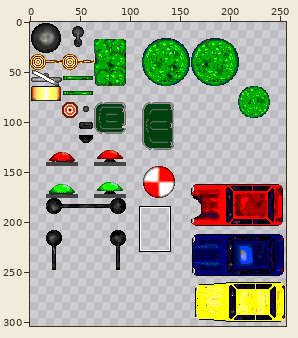
Edited in one commit: sprite sheet (Assets/Graph/images/mobilier_urbain.png). The first picture is a wide view before the edit; the outline marks the close-up.
Close-up. As it was:
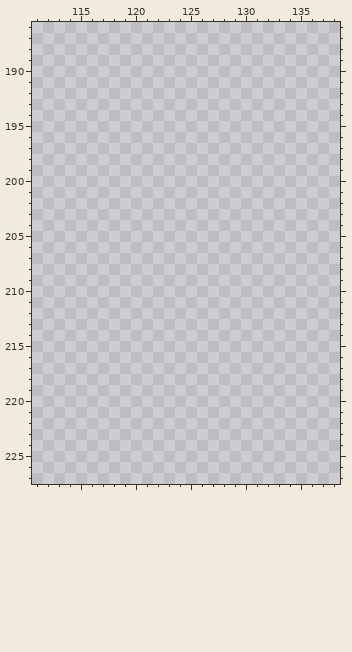
The file is 256x320 pixels. Colours within 5 levels of each other are drawn and written as one. Shown: x 111..138, y 186..227. The wide view leaves out empty margins.
And afterwards:
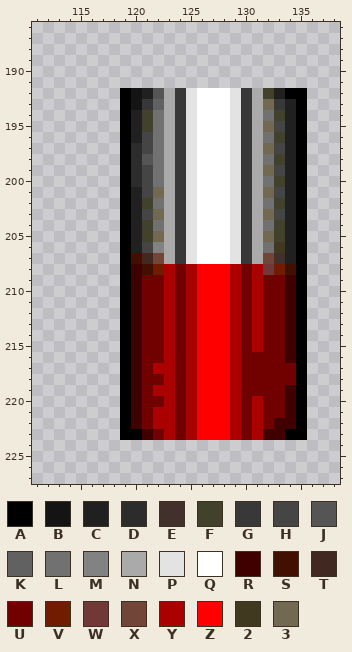
Palette (. is transparent): A #000000  B #141414  C #202020  D #2c2c2c  E #41302c  F #41412c  G #383838  H #454545  J #555555  K #616161  L #717171  M #828282  N #aaaaaa  P #e3e3e3  Q #ffffff  R #410000  S #411000  T #412820  U #710000  V #711c00  W #713838  X #714538  Y #aa0000  Z #ff0000  2 #413820  3 #716951
The exact change:
@@ x 111..138 @@
 191 ............................
-192 ............................
-193 ............................
-194 ............................
-195 ............................
-196 ............................
-197 ............................
-198 ............................
-199 ............................
-200 ............................
-201 ............................
-202 ............................
-203 ............................
-204 ............................
-205 ............................
-206 ............................
-207 ............................
-208 ............................
-209 ............................
-210 ............................
-211 ............................
-212 ............................
-213 ............................
-214 ............................
-215 ............................
-216 ............................
-217 ............................
-218 ............................
-219 ............................
-220 ............................
-221 ............................
-222 ............................
-223 ............................
+192 ........ABCJNGPQQQPGNFCAA...
+193 ........ABGKNGPQQQPGN3GCA...
+194 ........ACFLNGPQQQPGNLFCA...
+195 ........ACFLNGPQQQPGN3HCA...
+196 ........ACHLNGPQQQPGNLFCA...
+197 ........ADHLNGPQQQPGN3HCA...
+198 ........ADJLNGPQQQPGNLFCA...
+199 ........ADHLNGPQQQPGN3HCA...
+200 ........ADHLNGPQQQPGNLFCA...
+201 ........ACH3NGPQQQPGN3HCA...
+202 ........ACFLNGPQQQPGNLFCA...
+203 ........ACH3NGPQQQPGN3HCA...
+204 ........ACFLNGPQQQPGNLFCA...
+205 ........ACF3NGPQQQPGN3FCA...
+206 ........ACHMNGPQQQPGNL2CA...
+207 ........ASTXNGPQQQPGNXECA...
+208 ........ARSVYUYZZZYUYWVSA...
+209 ........ARUUYUYZZZYUYUURA...
+210 ........ARUUYUYZZZYUYUURA...
+211 ........ARUUYUYZZZYUYUURA...
+212 ........ARUUYUYZZZYUYUURA...
+213 ........ARUUYUYZZZYUYUURA...
+214 ........ARUUYUYZZZYUYUURA...
+215 ........ARUUYUYZZZYUYUURA...
+216 ........ARUUYUYZZZYUUUURA...
+217 ........ARUYYUYZZZYUUUUUA...
+218 ........ARUUYUYZZZYUUUUUA...
+219 ........ARUYYUYZZZYUUUURA...
+220 ........ARUUYUYZZZYUYUURA...
+221 ........ARUYYUYZZZYUYUURA...
+222 ........ARUYYUYZZZYUYURRA...
+223 ........AARUYUYZZZYUYRRAA...
 224 ............................
Where, in picture pixels (left, top, right, bottom), the same in both close-ups:
added: (120, 88, 307, 440)
